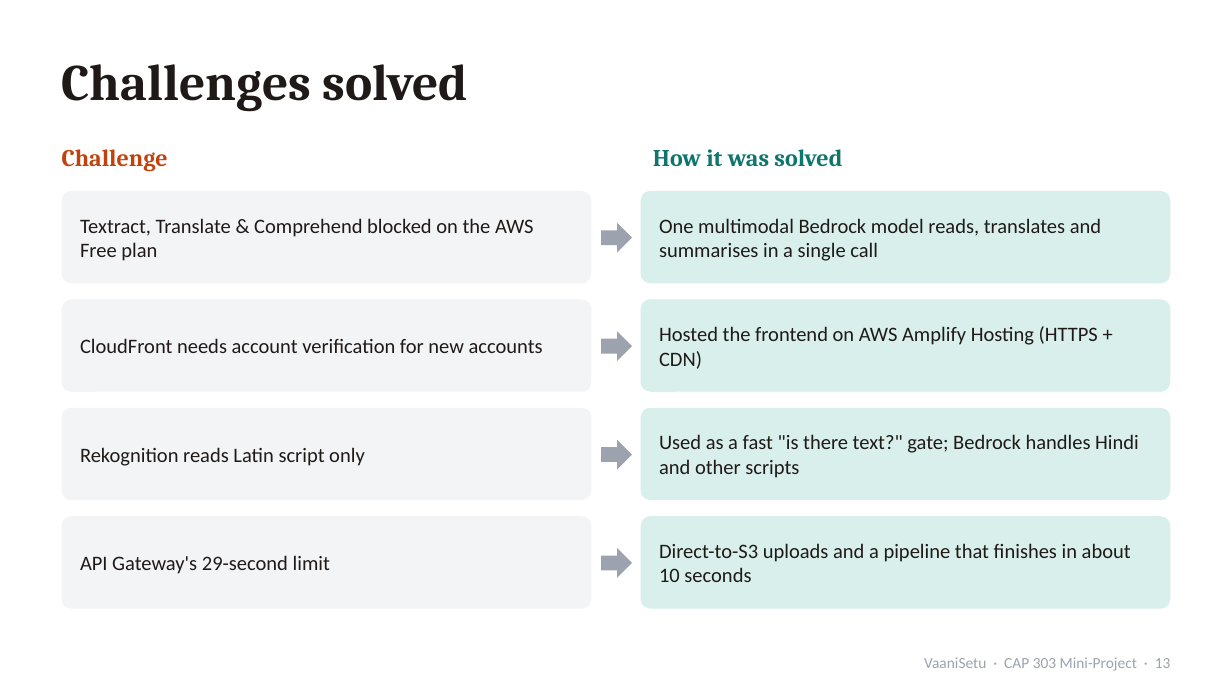
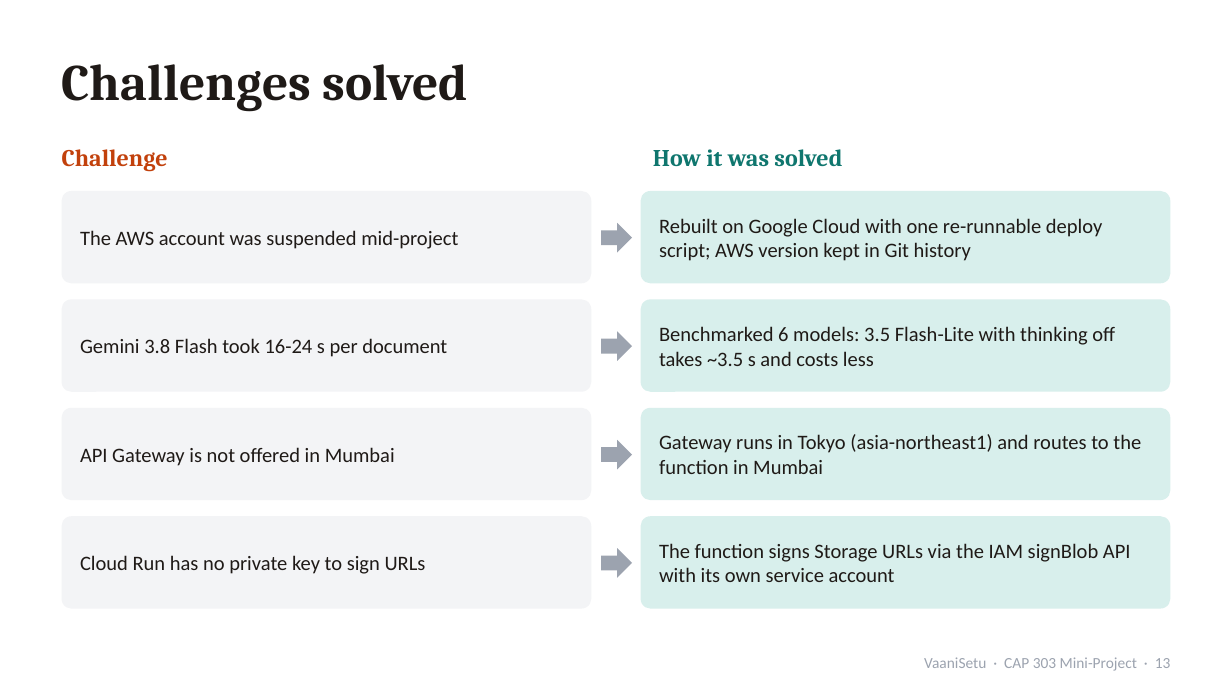
Before and after one commit to 17mohak/vaanisetu, a slide deck: slide 13 of deliverables/VaaniSetu_Presentation.pptx. Drawn at 1232x693 pixels with LibreOffice and Linux fonts; fonts in the diff are those of the drawing. Boxes give left, top, right and bottom in pixels: in the first picture for what was removed or moved away, otherwise in the second. Text is boxed around its words. In the diff, an @@ line names an element or a change of style, - is before the commit and + after.

```diff
--- a/deliverables/VaaniSetu_Presentation.pptx
+++ b/deliverables/VaaniSetu_Presentation.pptx
@@ text at [80,230,458,249]: text changed @@
-Textract, Translate & Comprehend blocked on the AWS Free plan
+The AWS account was suspended mid-project
@@ text at [659,218,1102,261]: text changed @@
-One multimodal Bedrock model reads, translates and summarises in a single call
+Rebuilt on Google Cloud with one re-runnable deploy script; AWS version kept in Git history
@@ text at [659,326,1115,366]: text changed @@
-Hosted the frontend on AWS Amplify Hosting (HTTPS + CDN)
+Benchmarked 6 models: 3.5 Flash-Lite with thinking off takes ~3.5 s and costs less
@@ text at [80,338,447,357]: text changed @@
-CloudFront needs account verification for new accounts
+Gemini 3.8 Flash took 16-24 s per document
@@ text at [80,447,395,466]: text changed @@
-Rekognition reads Latin script only
+API Gateway is not offered in Mumbai
@@ text at [659,434,1141,474]: text changed @@
-Used as a fast "is there text?" gate; Bedrock handles Hindi and other scripts
+Gateway runs in Tokyo (asia-northeast1) and routes to the function in Mumbai
@@ text at [80,555,426,574]: text changed @@
-API Gateway's 29-second limit
+Cloud Run has no private key to sign URLs
@@ text at [659,543,1131,582]: text changed @@
-Direct-to-S3 uploads and a pipeline that finishes in about 10 seconds
+The function signs Storage URLs via the IAM signBlob API with its own service account
```
Also in this commit, not shown: 10 other slides changed, 1 other file.
